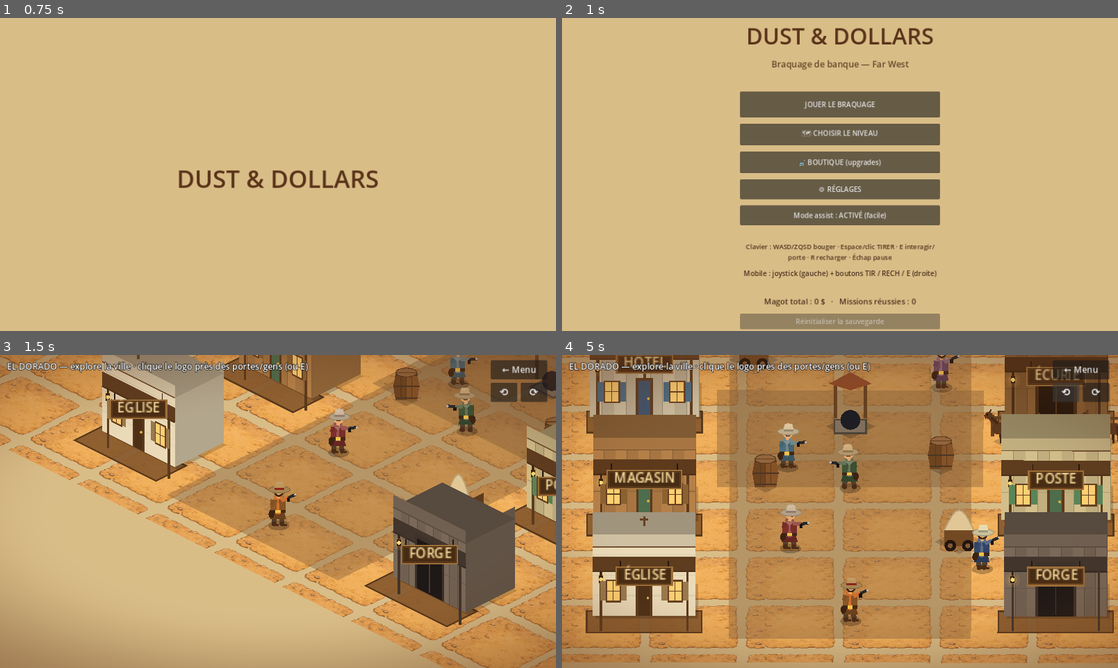
Above: before the commit, frames 1-4 (two rows, left to right).
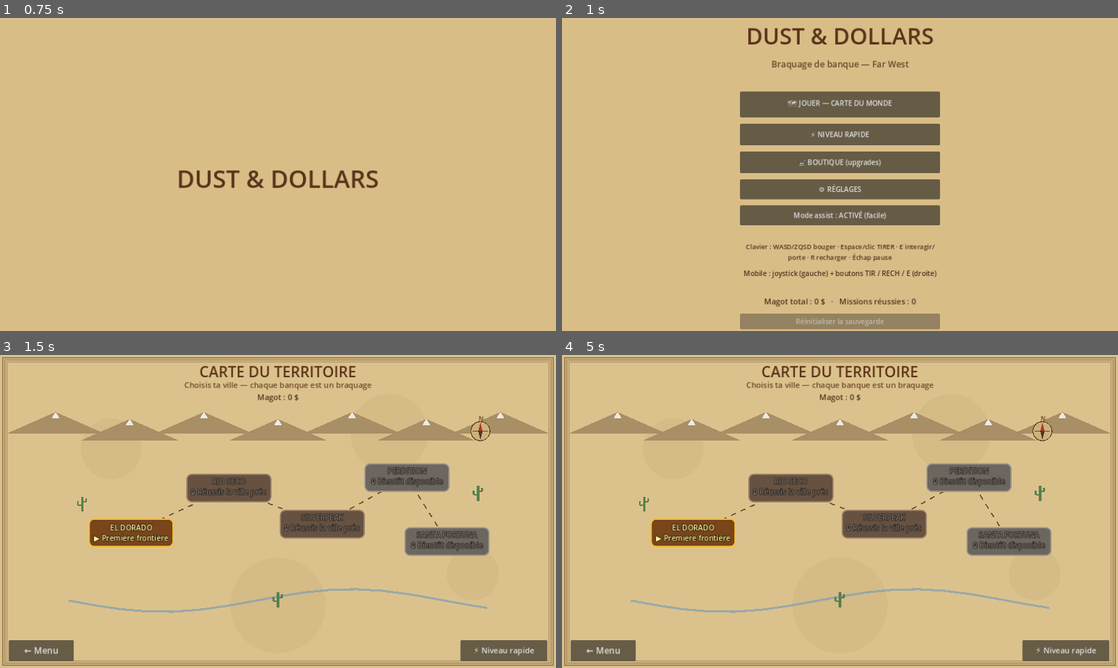
Above: after the commit, the same moments.

Repository: sebadiaz/Cowboys
Game: Godot game, scene res://scenes/Boot.tscn
The game is run twice, just before and just after one commit, with the same random seed, the same clock (stepped at 60 frames per second) and the same inputs.
Inputs (mouse positions are in pixels of both pictures, inside the frame that each line leads up to):
- Up to frame 1 (0.75 s): tap Enter at 0.5 s; move the mouse to (400, 158) at 0.52 s; hold D (move_right) from 0.53 s (still down); hold Space (fire) from 0.53 s (still down); click (400, 158) at 0.67 s
- Up to frame 2 (1 s): keep holding D (move_right); keep holding Space (fire)
- Up to frame 3 (1.5 s): release D (move_right) at 1.25 s; release Space (fire) at 1.25 s; click "JOUER LE BRAQUAGE" (after the commit: "🗺 JOUER — CARTE DU MONDE") at 1.25 s
- Up to frame 4 (5 s): click (695, 533) at 2 s, where only the run after the commit has a clickable "EL DORADO ▶ Première frontière"; click (1079, 370) at 2.75 s, where only the run after the commit has a clickable "← Carte"; click (840, 442) at 3.5 s, where only the run before the commit has a clickable "JOUER LE BRAQUAGE"; click (1067, 392) at 4.25 s, where only the run before the commit has a clickable "⟲"

Frame 1 is identical in both runs. In frame 2, 0.5% of the frame differs, in the area x 40-60%, y 26-39%; in frame 3, 74%; in frame 4, 94%, in the area x 0-100%, y 0-100%.

Commit message:
Carte du monde: plusieurs villes (carte parchemin western, pistes, villes thématisées désert/canyon/neige, déblocage progressif). Menu → Carte → Ville → Banque; ville teintée selon son thème

Diff:
--- /dev/null
+++ b/scenes/WorldMap.tscn
@@ -0,0 +1,10 @@
+[gd_scene load_steps=2 format=3]
+
+[ext_resource type="Script" path="res://scripts/world_map.gd" id="1"]
+
+[node name="WorldMap" type="Control"]
+layout_mode = 3
+anchors_preset = 15
+anchor_right = 1.0
+anchor_bottom = 1.0
+script = ExtResource("1")
--- a/scripts/game_manager.gd
+++ b/scripts/game_manager.gd
@@ -11,10 +11,29 @@
 const SCENE_LEVEL_SELECT := "res://scenes/LevelSelect.tscn"
 const SCENE_SHOP := "res://scenes/ShopScreen.tscn"
 const SCENE_SETTINGS := "res://scenes/SettingsScreen.tscn"
+const SCENE_WORLD_MAP := "res://scenes/WorldMap.tscn"
+
+## Villes du territoire (carte du monde). `level` = banque associée (1..LEVEL_COUNT) ;
+## `level` = 0 => ville "à venir" (verrouillée en permanence, teaser). `pos` est
+## normalisé (0..1) sur la carte ; `theme` pilote l'ambiance de la ville.
+const TOWNS := [
+	{"name": "EL DORADO", "level": 1, "theme": "desert", "pos": [0.17, 0.60],
+		"tag": "Première frontière"},
+	{"name": "RIO SECO", "level": 2, "theme": "canyon", "pos": [0.39, 0.39],
+		"tag": "Gorge du désert"},
+	{"name": "SILVERPEAK", "level": 3, "theme": "snow", "pos": [0.60, 0.56],
+		"tag": "Hold-up de légende"},
+	{"name": "PERDITION", "level": 0, "theme": "night", "pos": [0.79, 0.34],
+		"tag": "Bientôt disponible"},
+	{"name": "SANTA FORTUNA", "level": 0, "theme": "sunset", "pos": [0.88, 0.64],
+		"tag": "Bientôt disponible"},
+]
 
 const LEVEL_COUNT := 3
 ## Niveau en cours de jeu (1..LEVEL_COUNT).
 var current_level: int = 1
+## Ville courante (index 1-based dans TOWNS).
+var current_town: int = 1
 ## Position de réapparition en ville (ex. en sortant du saloon). Zero = défaut.
 var town_return_pos := Vector2.ZERO
 ## La boutique a-t-elle été ouverte depuis la ville (retour en ville) ?
@@ -117,10 +136,42 @@
 	_change_scene(SCENE_TOWN)
 
 
-## Le bouton "Jouer" amène d'abord en ville (on rejoint la banque à pied).
-## On (re)prend le dernier niveau débloqué par défaut.
+## Le bouton "Jouer" amène à la CARTE DU MONDE : on choisit sa ville, on y rejoint
+## la banque à pied.
 func start_town() -> void:
-	current_level = clampi(SaveManager.levels_unlocked, 1, LEVEL_COUNT)
+	goto_world_map()
+
+
+## Ouvre la carte du monde (choix de la ville).
+func goto_world_map() -> void:
+	_change_scene(SCENE_WORLD_MAP)
+
+
+## Définition d'une ville (index 1-based, borné).
+func town_def(idx: int) -> Dictionary:
+	return TOWNS[clampi(idx - 1, 0, TOWNS.size() - 1)]
+
+
+func current_town_def() -> Dictionary:
+	return town_def(current_town)
+
+
+## Une ville est jouable si elle a une banque débloquée.
+func town_unlocked(idx: int) -> bool:
+	var t := town_def(idx)
+	var lvl := int(t.get("level", 0))
+	return lvl >= 1 and SaveManager.is_level_unlocked(lvl)
+
+
+## Voyage vers une ville : règle ville + niveau, puis charge la scène de ville.
+func travel_to_town(idx: int) -> void:
+	var t := town_def(idx)
+	var lvl := int(t.get("level", 0))
+	if lvl < 1:
+		return
+	current_town = idx
+	current_level = clampi(lvl, 1, LEVEL_COUNT)
+	town_return_pos = Vector2.ZERO
 	_change_scene(SCENE_TOWN)
 
 
--- a/scripts/main_menu.gd
+++ b/scripts/main_menu.gd
@@ -32,13 +32,13 @@
 	box.add_child(_spacer(20))
 
 	var play := Button.new()
-	play.text = "JOUER LE BRAQUAGE"
+	play.text = "🗺 JOUER — CARTE DU MONDE"
 	play.custom_minimum_size = Vector2(460, 60)
 	play.pressed.connect(_on_play)
 	box.add_child(play)
 
 	var levels := Button.new()
-	levels.text = "🗺 CHOISIR LE NIVEAU"
+	levels.text = "⚡ NIVEAU RAPIDE"
 	levels.custom_minimum_size = Vector2(460, 50)
 	levels.pressed.connect(func(): GameManager.goto_level_select())
 	box.add_child(levels)
--- a/scripts/town.gd
+++ b/scripts/town.gd
@@ -85,11 +85,21 @@
 	_setup_atmosphere()
 
 
+## Teinte d'ambiance propre à chaque ville (désert, canyon rouge, neige, nuit…).
+func _town_tint() -> Color:
+	match str(GameManager.current_town_def().get("theme", "desert")):
+		"canyon": return Color(1.12, 0.74, 0.55)
+		"snow": return Color(0.80, 0.90, 1.14)
+		"night": return Color(0.40, 0.46, 0.82)
+		"sunset": return Color(1.14, 0.68, 0.46)
+		_: return Color(1.04, 0.96, 0.80)
+
+
 ## Ambiance "golden hour" : teinte chaude globale + voile vignette doux sur les
 ## bords (rapproche le rendu de l'illustration western de référence).
 func _setup_atmosphere() -> void:
 	var warm := CanvasModulate.new()
-	warm.color = Color(1.0, 0.95, 0.86)
+	warm.color = _town_tint()
 	add_child(warm)
 	var layer := CanvasLayer.new()
 	layer.layer = 1
@@ -1182,7 +1192,7 @@
 	get_viewport().size_changed.connect(_on_viewport_resized)
 
 	var title := Label.new()
-	title.text = "EL DORADO — explore la ville · clique le logo près des portes/gens (ou E)"
+	title.text = "%s — explore la ville · clique le logo près des portes/gens (ou E)" % str(GameManager.current_town_def().get("name", "EL DORADO"))
 	title.add_theme_font_size_override("font_size", 20)
 	title.add_theme_color_override("font_color", Color(1, 1, 1))
 	title.add_theme_color_override("font_outline_color", Color(0, 0, 0))
@@ -1191,12 +1201,12 @@
 	layer.add_child(title)
 
 	var back := Button.new()
-	back.text = "← Menu"
+	back.text = "← Carte"
 	back.add_theme_font_size_override("font_size", 20)
 	back.set_anchors_preset(Control.PRESET_TOP_RIGHT)
 	back.position = Vector2(-150, 12)
 	back.custom_minimum_size = Vector2(130, 44)
-	back.pressed.connect(func() -> void: GameManager.goto_main_menu())
+	back.pressed.connect(func() -> void: GameManager.goto_world_map())
 	layer.add_child(back)
 
 	# Boutons de rotation de la vue (desktop + mobile) : tournent le décor de 45°.
--- /dev/null
+++ b/scripts/world_map.gd
@@ -0,0 +1,237 @@
+extends Control
+## world_map.gd
+## Carte du monde "parchemin" du Far West : plusieurs villes reliées par une piste
+## en pointillés. Chaque ville mène à sa banque (mission). Les villes se débloquent
+## au fil des réussites. UI construite en code (desktop + mobile tactile).
+
+const MARGIN := Vector2(0.10, 0.16)     # marges normalisées autour de la zone carte
+const PIN := Vector2(196.0, 66.0)
+
+var _pins: Array[Dictionary] = []        # { "idx": int, "btn": Button }
+var _t := 0.0
+
+
+func _ready() -> void:
+	set_anchors_preset(Control.PRESET_FULL_RECT)
+	# Titre.
+	var title := _label("CARTE DU TERRITOIRE", 34, Color(0.36, 0.20, 0.10))
+	title.set_anchors_preset(Control.PRESET_TOP_WIDE)
+	title.position = Vector2(0, 14)
+	add_child(title)
+	var sub := _label("Choisis ta ville — chaque banque est un braquage", 18, Color(0.42, 0.28, 0.16))
+	sub.set_anchors_preset(Control.PRESET_TOP_WIDE)
+	sub.position = Vector2(0, 56)
+	add_child(sub)
+	# Magot.
+	var magot := _label("Magot : %d $" % SaveManager.total_money, 18, Color(0.30, 0.20, 0.12))
+	magot.set_anchors_preset(Control.PRESET_TOP_WIDE)
+	magot.position = Vector2(0, 84)
+	add_child(magot)
+	# Pastilles de ville.
+	for i in range(1, GameManager.TOWNS.size() + 1):
+		var b := _make_pin(i)
+		add_child(b)
+		_pins.append({"idx": i, "btn": b})
+	# Boutons bas.
+	var back := Button.new()
+	back.text = "← Menu"
+	back.add_theme_font_size_override("font_size", 20)
+	back.set_anchors_preset(Control.PRESET_BOTTOM_LEFT)
+	back.position = Vector2(20, -64)
+	back.custom_minimum_size = Vector2(150, 48)
+	back.pressed.connect(func() -> void: GameManager.goto_main_menu())
+	add_child(back)
+
+	var quick := Button.new()
+	quick.text = "⚡ Niveau rapide"
+	quick.add_theme_font_size_override("font_size", 18)
+	quick.set_anchors_preset(Control.PRESET_BOTTOM_RIGHT)
+	quick.position = Vector2(-220, -64)
+	quick.custom_minimum_size = Vector2(200, 48)
+	quick.pressed.connect(func() -> void: GameManager.goto_level_select())
+	add_child(quick)
+
+	resized.connect(_layout)
+	_layout()
+	set_process(true)
+
+
+func _process(delta: float) -> void:
+	_t += delta
+	# Pulse de la ville courante (repère "tu es ici").
+	for pd in _pins:
+		var b: Button = pd["btn"]
+		if pd["idx"] == GameManager.current_town and GameManager.town_unlocked(pd["idx"]):
+			b.modulate = Color(1, 1, 1).lerp(Color(1.0, 0.95, 0.6), 0.5 + 0.5 * sin(_t * 4.0))
+		else:
+			b.modulate = Color.WHITE
+	queue_redraw()
+
+
+# --- Placement (recalculé à chaque redimensionnement) ---
+
+func _inner() -> Rect2:
+	var m := Vector2(size.x * MARGIN.x, size.y * MARGIN.y)
+	return Rect2(m, size - m * 2.0)
+
+
+func _map_point(p: Array) -> Vector2:
+	var r := _inner()
+	return r.position + Vector2(float(p[0]) * r.size.x, float(p[1]) * r.size.y)
+
+
+func _layout() -> void:
+	for pd in _pins:
+		var t := GameManager.town_def(pd["idx"])
+		var c := _map_point(t["pos"])
+		(pd["btn"] as Button).position = c - PIN * 0.5
+	queue_redraw()
+
+
+# --- Rendu de la carte (parchemin + reliefs + piste) ---
+
+func _draw() -> void:
+	# Fond parchemin.
+	draw_rect(Rect2(Vector2.ZERO, size), Color(0.86, 0.76, 0.55))
+	# Taches d'usure.
+	for s in [[0.2, 0.3, 70.0], [0.7, 0.25, 90.0], [0.5, 0.8, 110.0], [0.85, 0.7, 60.0]]:
+		draw_circle(Vector2(float(s[0]) * size.x, float(s[1]) * size.y), float(s[2]),
+				Color(0.62, 0.50, 0.32, 0.10))
+	# Cadre "brûlé".
+	for i in range(3):
+		var inset := 6.0 + i * 5.0
+		draw_rect(Rect2(Vector2(inset, inset), size - Vector2(inset, inset) * 2.0),
+				Color(0.40, 0.27, 0.14, 0.5 - i * 0.12), false, 3.0)
+
+	var inner := _inner()
+	# Reliefs : chaîne de montagnes en haut.
+	var ridge := inner.position.y + 6.0
+	for k in range(7):
+		var bx := lerpf(inner.position.x, inner.end.x, float(k) / 6.0)
+		var pk := Vector2(bx, ridge + (10.0 if k % 2 == 0 else 26.0))
+		var bw := inner.size.x / 9.0
+		draw_colored_polygon(PackedVector2Array([
+			pk + Vector2(-bw, 50), pk, pk + Vector2(bw, 50)]), Color(0.66, 0.56, 0.40))
+		draw_colored_polygon(PackedVector2Array([
+			pk + Vector2(-9, 14), pk, pk + Vector2(9, 14)]), Color(0.93, 0.92, 0.88))
+	# Rivière sinueuse (bleu pâle).
+	var river := PackedVector2Array()
+	for k in range(17):
+		var u := float(k) / 16.0
+		river.append(Vector2(lerpf(inner.position.x + 30, inner.end.x - 30, u),
+				inner.end.y - 40 + sin(u * 7.0) * 26.0))
+	draw_polyline(river, Color(0.50, 0.62, 0.70, 0.7), 5.0)
+	# Cactus décoratifs.
+	for cp in [[0.06, 0.5], [0.95, 0.45], [0.5, 0.95]]:
+		_cactus(_map_point(cp))
+
+	# Piste en pointillés reliant les villes dans l'ordre.
+	for i in range(1, GameManager.TOWNS.size()):
+		var a := _map_point(GameManager.town_def(i)["pos"])
+		var b := _map_point(GameManager.town_def(i + 1)["pos"])
+		_dashed(a, b, Color(0.42, 0.28, 0.15, 0.9), 3.0, 12.0)
+
+	# Rose des vents (bas-droite).
+	_compass(Vector2(inner.end.x - 46, inner.position.y + 60))
+
+
+func _cactus(p: Vector2) -> void:
+	var g := Color(0.34, 0.5, 0.30)
+	draw_line(p, p + Vector2(0, -34), g, 6.0)
+	draw_line(p + Vector2(0, -14), p + Vector2(-10, -14), g, 4.0)
+	draw_line(p + Vector2(-10, -14), p + Vector2(-10, -24), g, 4.0)
+	draw_line(p + Vector2(0, -22), p + Vector2(9, -22), g, 4.0)
+	draw_line(p + Vector2(9, -22), p + Vector2(9, -30), g, 4.0)
+
+
+func _compass(c: Vector2) -> void:
+	draw_circle(c, 22.0, Color(0.80, 0.70, 0.48))
+	draw_arc(c, 22.0, 0, TAU, 28, Color(0.40, 0.27, 0.14), 2.0)
+	for a in [0.0, PI * 0.5, PI, PI * 1.5]:
+		draw_line(c, c + Vector2.RIGHT.rotated(a - PI * 0.5) * 18.0, Color(0.40, 0.27, 0.14), 1.0)
+	draw_colored_polygon(PackedVector2Array([
+		c + Vector2(0, -20), c + Vector2(-5, 0), c + Vector2(5, 0)]), Color(0.70, 0.22, 0.16))
+	draw_colored_polygon(PackedVector2Array([
+		c + Vector2(0, 20), c + Vector2(-5, 0), c + Vector2(5, 0)]), Color(0.30, 0.22, 0.14))
+	_text(c + Vector2(-4, -24), "N", 14, Color(0.35, 0.20, 0.10))
+
+
+func _dashed(a: Vector2, b: Vector2, col: Color, w: float, dash: float) -> void:
+	var d := a.distance_to(b)
+	if d < 0.01:
+		return
+	var dir := (b - a) / d
+	var t := 0.0
+	while t < d:
+		var t2: float = min(t + dash, d)
+		draw_line(a + dir * t, a + dir * t2, col, w)
+		t += dash * 2.0
+
+
+# --- Pastilles de ville (boutons) ---
+
+func _make_pin(idx: int) -> Button:
+	var t := GameManager.town_def(idx)
+	var lvl := int(t.get("level", 0))
+	var unlocked := GameManager.town_unlocked(idx)
+	var done := lvl >= 1 and SaveManager.levels_unlocked > lvl
+	var b := Button.new()
+	b.custom_minimum_size = PIN
+	b.size = PIN
+	b.clip_text = true
+	b.focus_mode = Control.FOCUS_NONE
+	b.add_theme_font_size_override("font_size", 17)
+	b.add_theme_color_override("font_color", Color(1, 1, 0.92))
+	b.add_theme_color_override("font_outline_color", Color(0.10, 0.06, 0.03))
+	b.add_theme_constant_override("outline_size", 4)
+	var bg: Color
+	var border: Color
+	var status: String
+	if lvl < 1:
+		bg = Color(0.40, 0.38, 0.36, 0.95); border = Color(0.6, 0.58, 0.55); status = "🔒 " + str(t["tag"])
+	elif not unlocked:
+		bg = Color(0.38, 0.30, 0.24, 0.95); border = Color(0.6, 0.5, 0.4)
+		status = "🔒 Réussis la ville précédente"
+	elif done:
+		bg = Color(0.22, 0.42, 0.22, 0.96); border = Color(0.5, 0.85, 0.45); status = "✓ Banque dévalisée"
+	else:
+		bg = Color(0.46, 0.26, 0.12, 0.96); border = Color(0.95, 0.78, 0.30); status = "▶ " + str(t["tag"])
+	b.text = "%s\n%s" % [str(t["name"]), status]
+	_style(b, bg, border)
+	if unlocked:
+		b.pressed.connect(func() -> void: GameManager.travel_to_town(idx))
+	else:
+		b.disabled = true
+	return b
+
+
+func _style(b: Button, bg: Color, border: Color) -> void:
+	var sb := StyleBoxFlat.new()
+	sb.bg_color = bg
+	sb.set_corner_radius_all(12)
+	sb.set_border_width_all(3)
+	sb.border_color = border
+	sb.content_margin_left = 10
+	sb.content_margin_right = 10
+	b.add_theme_stylebox_override("normal", sb)
+	b.add_theme_stylebox_override("disabled", sb)
+	var hb: StyleBoxFlat = sb.duplicate()
+	hb.bg_color = bg.lightened(0.10)
+	b.add_theme_stylebox_override("hover", hb)
+	b.add_theme_stylebox_override("pressed", hb)
+
+
+# --- Petits utilitaires ---
+
+func _label(text: String, font_size: int, color: Color) -> Label:
+	var l := Label.new()
+	l.text = text
+	l.add_theme_font_size_override("font_size", font_size)
+	l.add_theme_color_override("font_color", color)
+	l.horizontal_alignment = HORIZONTAL_ALIGNMENT_CENTER
+	l.mouse_filter = Control.MOUSE_FILTER_IGNORE
+	return l
+
+
+func _text(pos: Vector2, s: String, size: int, color: Color) -> void:
+	draw_string(ThemeDB.fallback_font, pos, s, HORIZONTAL_ALIGNMENT_LEFT, -1, size, color)
Not shown, changed: README.md
Not shown, changed: TODO.md
